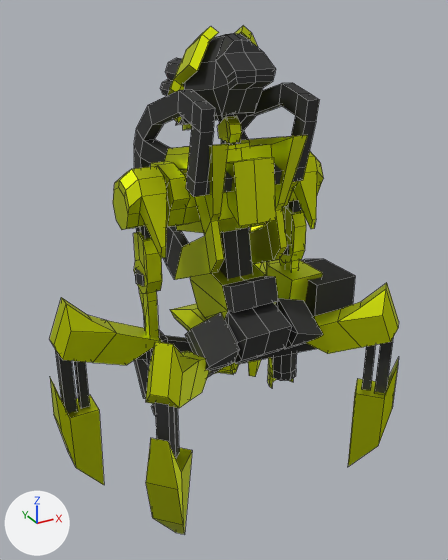
The Blender file Models/BlenderProjects/SpiderRobot.blend, before and after one commit.
Camera for both pictures: a camera (50 mm lens) standing at (-1.82, -3.33, 2.96) and looking at (-0.04, -0.09, 1.35). Every picture has the same lights, and +X, +Y and +Z are marked at lower left. Mesh edges are drawn as thin lines.

The older version as bpy lines, for what is in view:
```python
ob_body = bpy.data.objects.new('Body', me_cube_001)
ob_body.location = (0.0, 0.0, 0.0)
ob_body_002 = bpy.data.objects.new('Body.002', me_cube_004)
ob_body_002.location = (0.0, 0.0, 0.0)
ob_body_003 = bpy.data.objects.new('Body.003', me_cube_005)
ob_body_003.location = (0.0, 0.0, 0.0)
ob_body_004 = bpy.data.objects.new('Body.004', me_cube_006)
ob_body_004.location = (0.0, 0.0, 0.0)
ob_body_005 = bpy.data.objects.new('Body.005', me_cube_007)
ob_body_005.location = (0.0, 0.0, 0.0)
ob_body_006 = bpy.data.objects.new('Body.006', me_cube_008)
ob_body_006.location = (0.0, 0.0, 0.0)
```
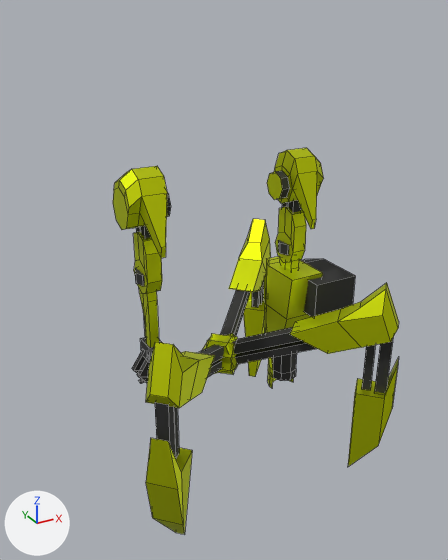
Patch to the scene script:
```diff
--- a/Models/BlenderProjects/SpiderRobot.blend.py
+++ b/Models/BlenderProjects/SpiderRobot.blend.py
@@ me_cube_006 @@
 # used by ob_body_004; location = (0.0, 0.0, 0.0)
-me_cube_006.from_pydata(...)  # 166 vertices, 136 faces; spans x -0.67..-0.39, y -0.27..0.29, z 0.44..2.13
+me_cube_006.from_pydata(...)  # 182 vertices, 150 faces; spans x -0.67..-0.39, y -0.27..0.13, z 0.68..2.13
+# me_cube_006 part 1: a new loose piece of 16 vertices spanning x -0.65..-0.45, y -0.06..-0.03, z 0.68..0.91, in mat_material (dark grey #515151)
+# me_cube_006 part 2
+# 20 faces are deleted
+# 38 vertices move from x -0.59..-0.44, y -0.24..0.29, z 0.44..1.01 to x -0.65..-0.44, y -0.08..0.07, z 0.68..0.98
+# 20 new faces join them, mat_material (dark grey #515151)
 me_cube_006.materials.append(mat_material)
@@ ob_body_002 @@
 ob_body_002.location = (0.0, 0.0, 0.0)
+ob_body_002.hide_set(True)
@@ ob_body_003 @@
 ob_body_003.location = (0.0, 0.0, 0.0)
+ob_body_003.hide_set(True)
@@ ob_body_005 @@
 ob_body_005.location = (0.0, 0.0, 0.0)
+ob_body_005.hide_set(True)
@@ ob_body_006 @@
 ob_body_006.location = (0.0, 0.0, 0.0)
+ob_body_006.hide_set(True)
```

Where the change shows, as pixel boxes [x1, y1, x2, y2] in the pictures (448 x 560 px; the box of a moved part takes in the faces that stretch with it):
'Body.002', hidden: before [134, 83, 319, 280]
'Body.006', hidden: before [170, 228, 323, 371]
'Body.005', hidden: before [50, 297, 239, 485]
'Body.003', hidden: before [161, 26, 276, 145]
'Body.004', reshaped: before [113, 166, 168, 415]; after [113, 166, 171, 384]
part 1 of me_cube_006, added: after [137, 357, 150, 383]
part 2 of me_cube_006, moved or reshaped: before [134, 318, 168, 415]; after [132, 318, 162, 384]
